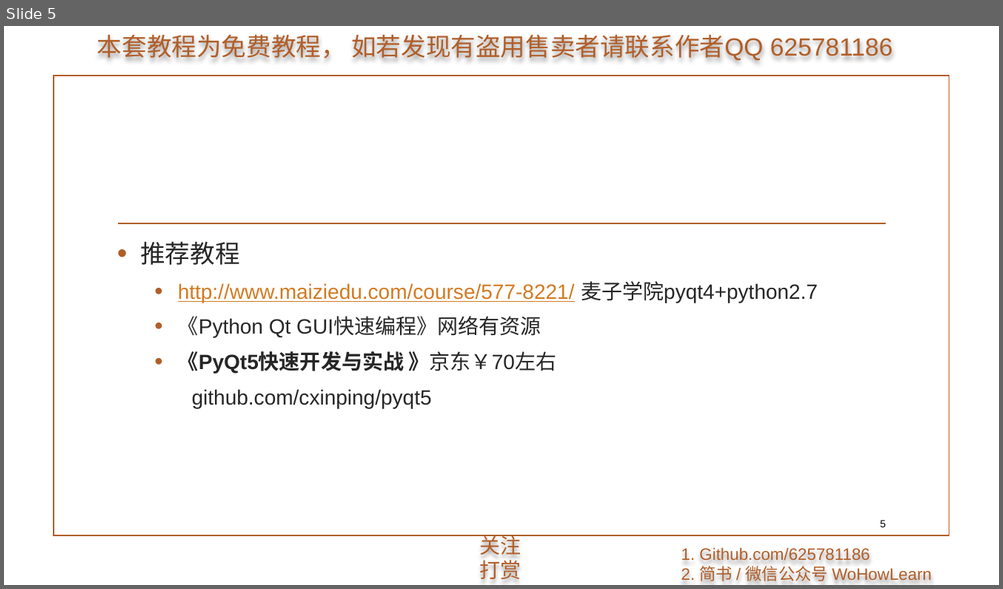
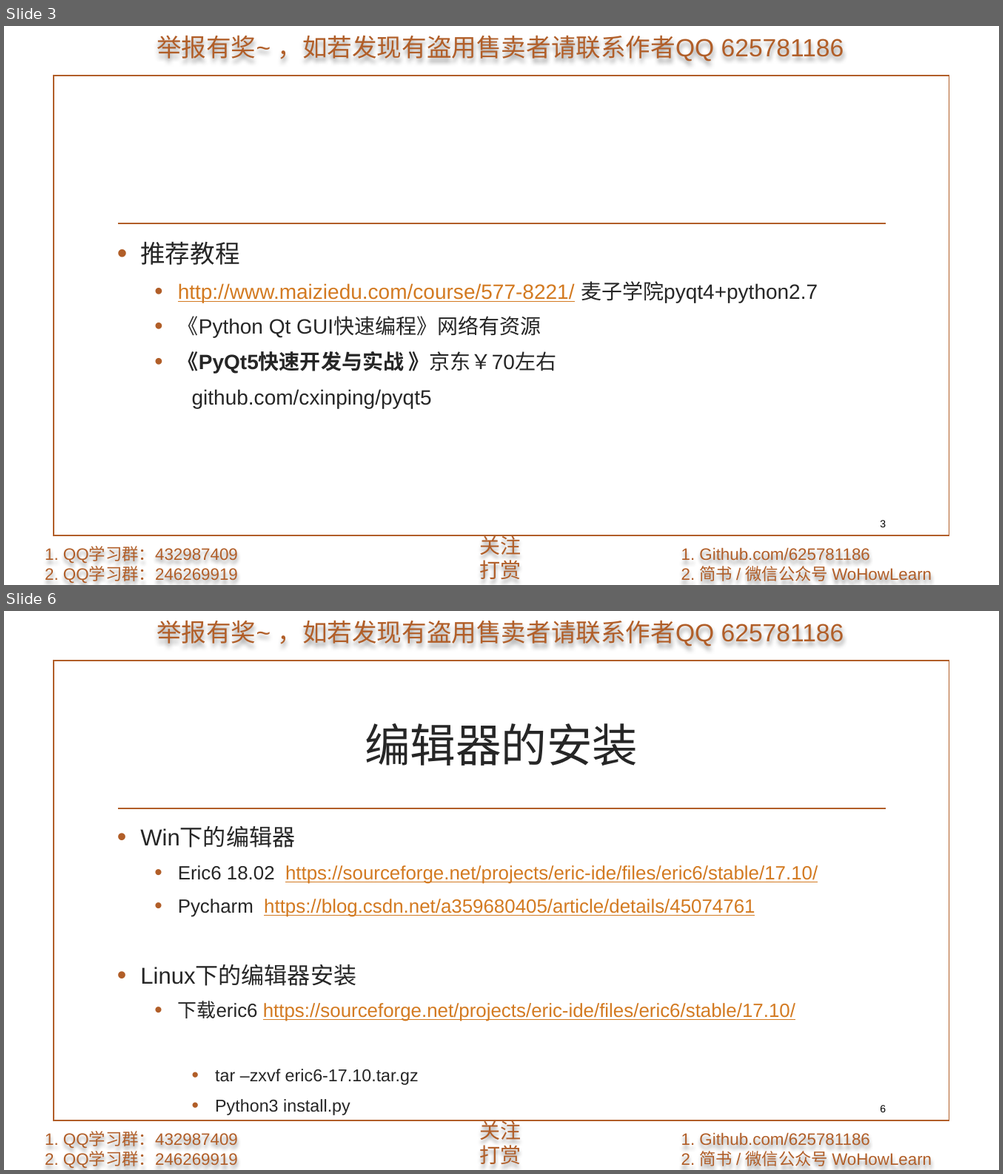
Before and after one commit to 625781186/WoHowLearn_PyQt5, a slide deck: 1.准备/1.准备.pptx. Shown one above the other, each under a label of ours: slide 5 before the commit, slides 3 and 6 after it; the slides between them are not shown. The pictures are 1003x589 and 1003x1174 pixels, drawn with LibreOffice and Linux fonts; fonts in the diff are those of the drawing; background and template pictures are left out. Boxes give left, top, right and bottom in pixels: in the first picture for what was removed or moved away, otherwise in the second. Text is boxed around its words. In the diff, an @@ line names an element or a change of style, - is before the commit and + after.

```diff
--- a/1.准备/1.准备.pptx
+++ b/1.准备/1.准备.pptx
@@ slide 6 added at box(4, 611, 999, 1170), background picture (left out); not listed: 6 template elements that a slide beside it also shows @@
@@ title added at box(364, 723, 638, 766), 44 pt, text #262626 @@
+编辑器的安装
@@ text added at box(140, 828, 817, 1116), 18.5 pt, text #D37A21, underline @@
+• Win下的编辑器
+  • Eric6 18.02 https://sourceforge.net/projects/eric-ide/files/eric6/stable/17.10/
+  • Pycharm https://blog.csdn.net/a359680405/article/details/45074761
+• Linux下的编辑器安装
+  • 下载eric6 https://sourceforge.net/projects/eric-ide/files/eric6/stable/17.10/
+    • tar –zxvf eric6-17.10.tar.gz
+    • Python3 install.py
@@ page number added at box(879, 1105, 885, 1113), 10 pt, text #000000 @@
+6
@@ what was slide 5 is now slide 3 @@
@@ slide 3 changed as well @@
@@ text at box(156, 36, 844, 62): text changed @@
-本套教程为免费教程， 如若发现有盗用售卖者请联系作者QQ 625781186
+举报有奖~ ，如若发现有盗用售卖者请联系作者QQ 625781186
@@ page number at box(879, 520, 885, 528): text changed @@
-5
+3
@@ text added at box(45, 547, 238, 584), 16 pt, text #B15E28 @@
+1. QQ学习群：432987409
+2. QQ学习群：246269919
```
Also in this commit, not shown: 4 other slides changed, 1 other slide added, 4 slides removed.
